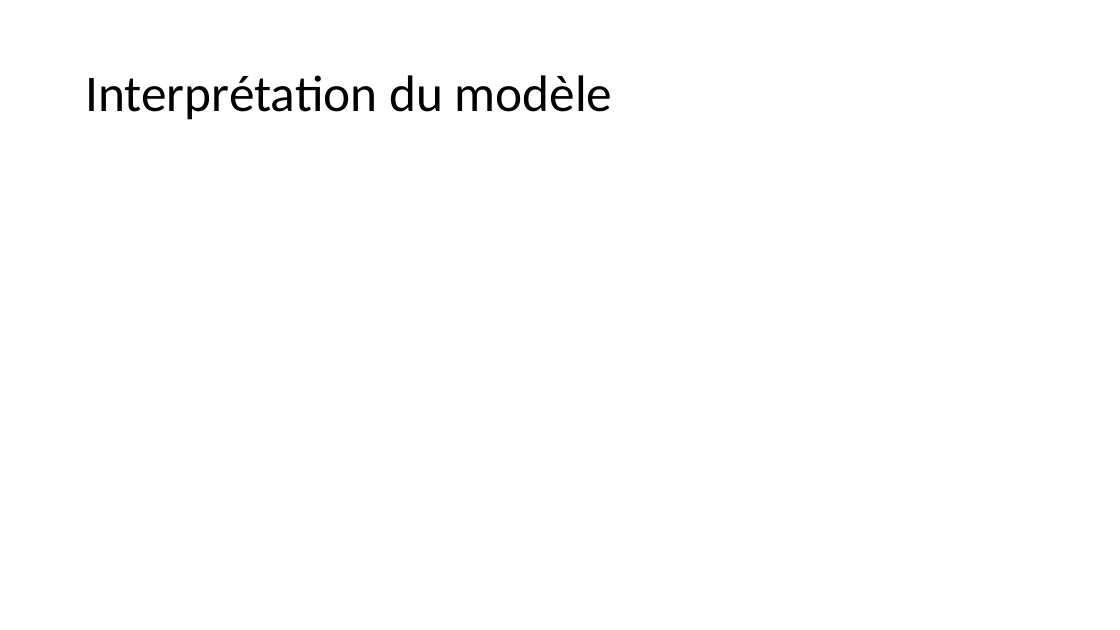
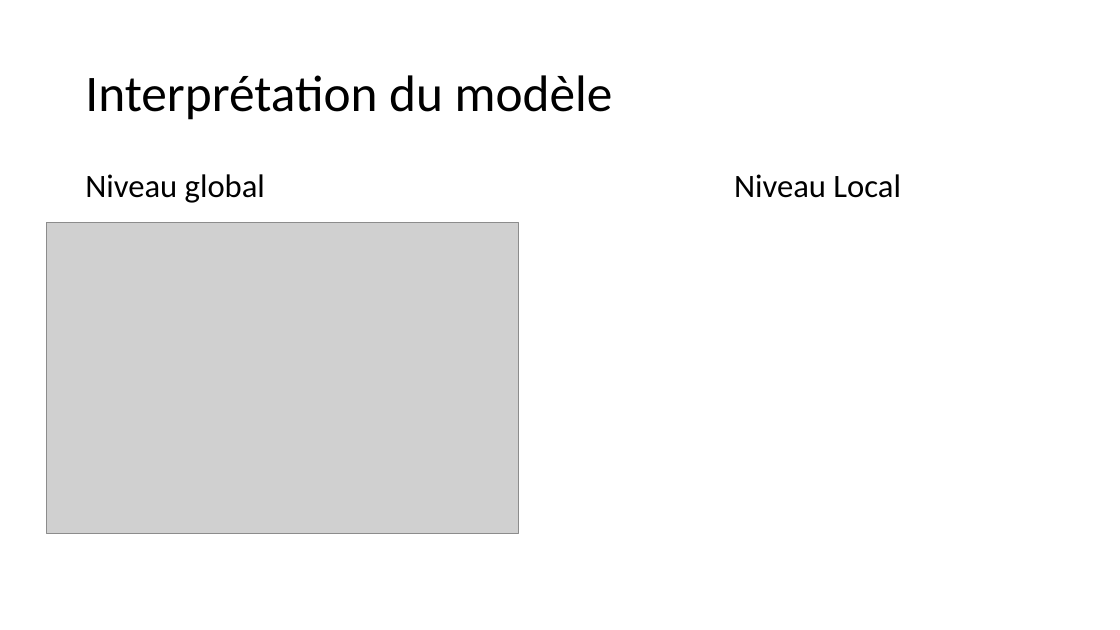
Before and after one commit to JeongJeong-code/P7_scoring, a slide deck: slide 8 of P7_scoring.pptx. Drawn at 1120x630 pixels with LibreOffice and Linux fonts; fonts in the diff are those of the drawing; grey boxes stand for pictures. Boxes give left, top, right and bottom in pixels: in the first picture for what was removed or moved away, otherwise in the second. Text is boxed around its words. In the diff, an @@ line names an element or a change of style, - is before the commit and + after.

```diff
--- a/P7_scoring.pptx
+++ b/P7_scoring.pptx
@@ text added at (85,174,265,203), 28 pt, text #000000 @@
+Niveau global
@@ text added at (734,174,901,198), 28 pt, text #000000 @@
+Niveau Local
@@ picture added at (47,223,519,534) @@
```
Also in this commit, not shown: 4 other slides changed, 1 slide added, 1 slide removed.
